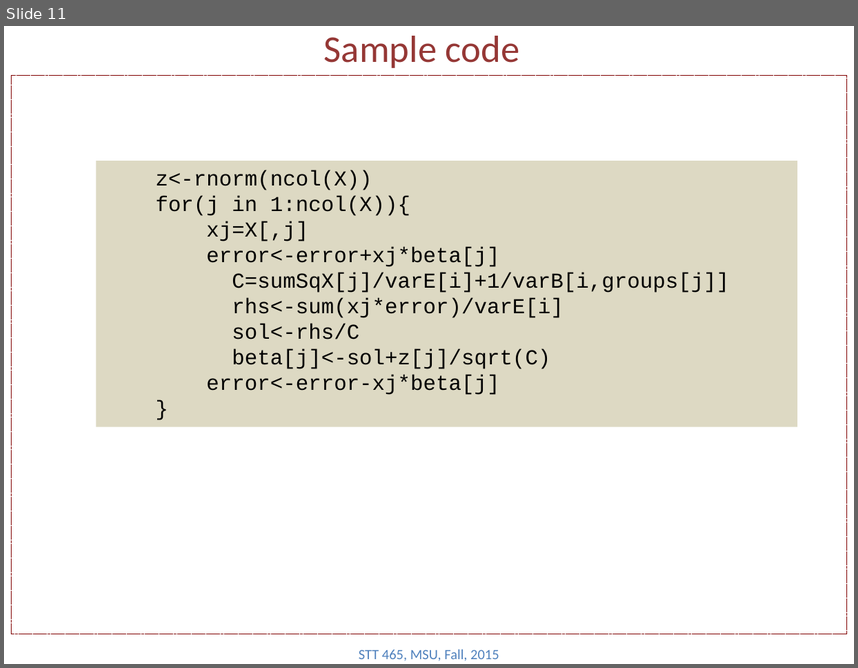
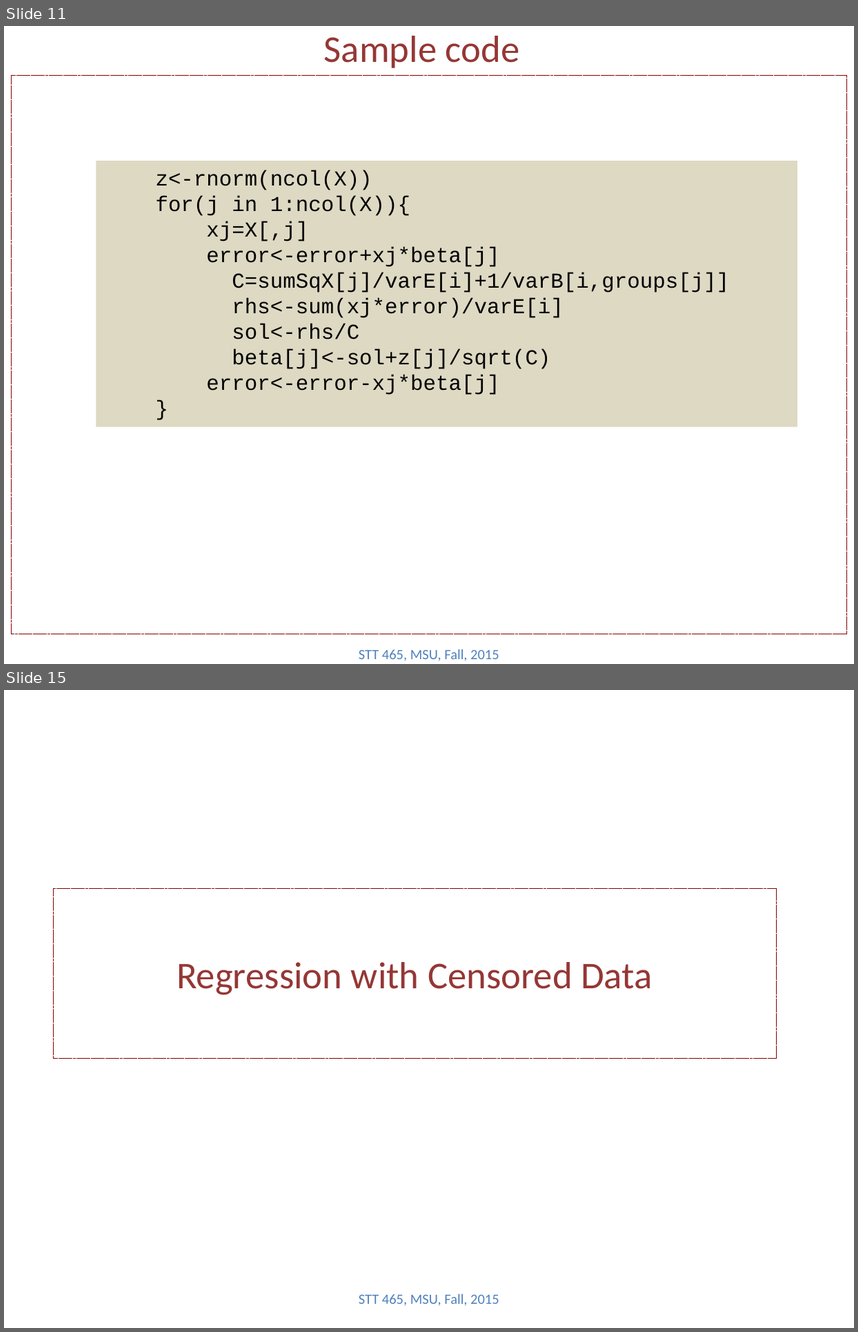
Before and after one commit to Boukos/STT465, a slide deck: STT465_13.pptx. Shown one above the other, each under a label of ours: slide 11 before the commit, slides 11 and 15 after it; the slides between them are not shown. The pictures are 858x668 and 858x1332 pixels, drawn with LibreOffice and Linux fonts; fonts in the diff are those of the drawing. Boxes give left, top, right and bottom in pixels: in the first picture for what was removed or moved away, otherwise in the second. Text is boxed around its words. In the diff, an @@ line names an element or a change of style, - is before the commit and + after.

```diff
--- a/STT465_13.pptx
+++ b/STT465_13.pptx
@@ slide 15 added at (4,690,854,1328), background #FFFFFF @@
@@ title added at (53,888,776,1058), outline #800000 0.75 pt dashed, 32 pt, text #953735 @@
+Regression with Censored Data
@@ text added at (359,1293,499,1305), 12 pt, text #4F81BD @@
+STT 465, MSU, Fall, 2015
```
Also in this commit, not shown: 2 slides changed, 9 other slides added, 1 slide removed.
